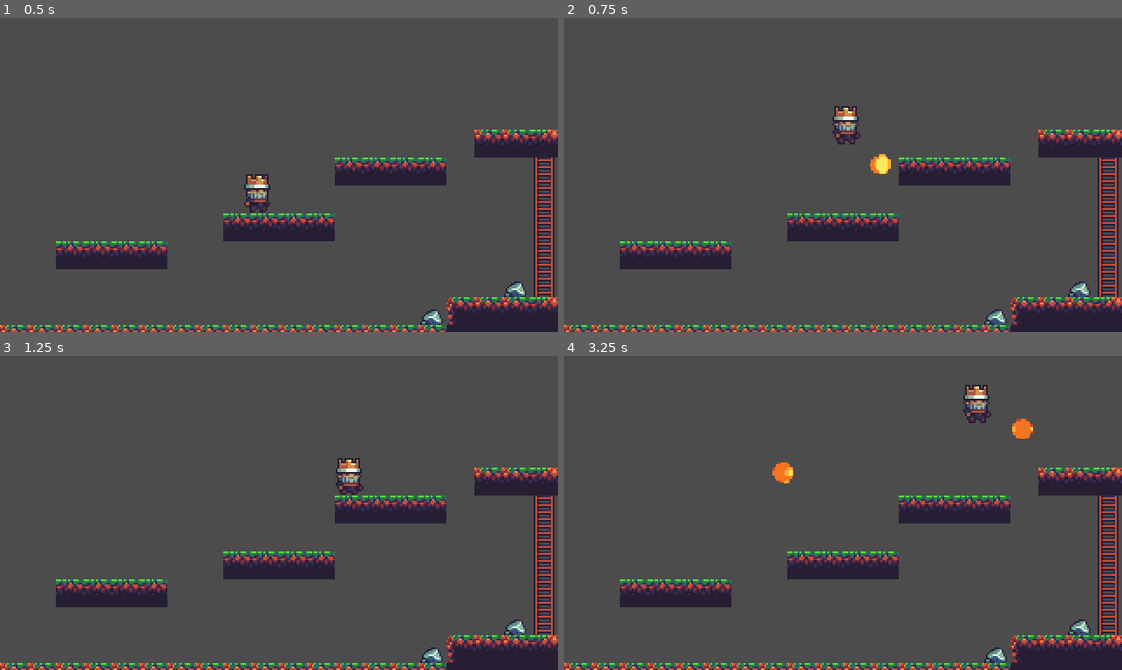
Above: before the commit, frames 1-4 (two rows, left to right).
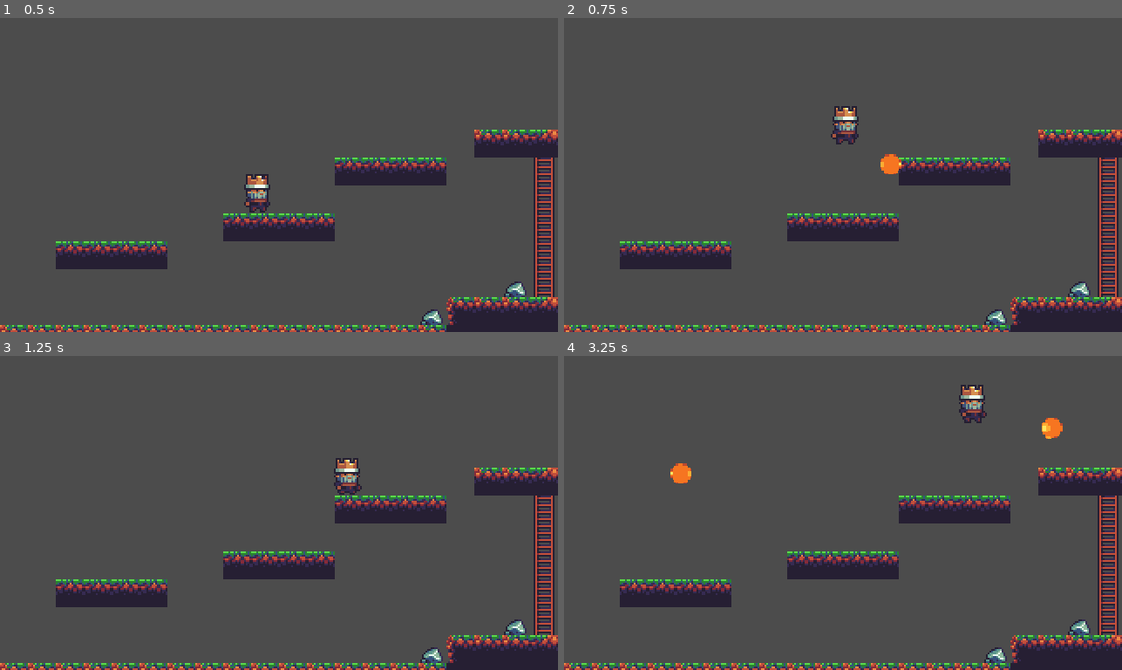
Above: after the commit, the same moments.

Repository: bilalsardar/forestplatformer
Game: Godot game, scene res://StageOne.tscn
Same seed, same stepped clock (60 frames per second), same inputs: the game is played once before the commit and once after it.
Inputs:
- Up to frame 1 (0.5 s): no input
- Up to frame 2 (0.75 s): tap Enter at 0.5 s; hold Right (ui_right) from 0.53 s (still down); hold Up (ui_up) from 0.53 s (still down); tap Tab (ui_focus_next) at 0.6 s
- Up to frame 3 (1.25 s): keep holding Right (ui_right); keep holding Up (ui_up)
- Up to frame 4 (3.25 s): release Up (ui_up) at 1.28 s; tap Up (ui_up) at 1.35, 1.52, 1.82, 3.02 s; tap Tab (ui_focus_next) at 1.55, 2.1, 2.85 s; release Right (ui_right) at 2.03 s; hold Left (ui_left) 2.03-2.78 s; hold Up (ui_up) 2.03-2.78 s; hold Right (ui_right) from 2.78 s (still down)

Frame 1 is identical in both runs. In frame 2, 0.4% of the frame differs, in the area x 47-61%, y 36-50%; in frame 3, 0.3%; in frame 4, 1.3%, in the area x 19-90%, y 9-41%.

Commit message:
complete player movement
tweaked player movement, so he connot walk when attacking. change sprite of fireball, control of movement when in air

Diff:
--- /dev/null
+++ b/Enemy.tscn
@@ -0,0 +1,19 @@
+[gd_scene load_steps=3 format=2]
+
+[ext_resource path="res://icon.png" type="Texture" id=1]
+
+[sub_resource type="SpriteFrames" id=1]
+animations = [ {
+"frames": [ ExtResource( 1 ) ],
+"loop": true,
+"name": "default",
+"speed": 5.0
+} ]
+
+[node name="KinematicBody2D" type="KinematicBody2D"]
+
+[node name="AnimatedSprite" type="AnimatedSprite" parent="."]
+scale = Vector2( 0.2, 0.2 )
+frames = SubResource( 1 )
+
+[node name="CollisionShape2D" type="CollisionShape2D" parent="."]
--- a/Player.gd
+++ b/Player.gd
@@ -19,42 +19,52 @@
 
 
 	if Input.is_action_pressed("ui_right") :
+		if is_attacking == false || is_on_floor() == false:
+			velocity.x = SPEED
+			if is_attacking == false:
+				$AnimatedSprite.play("run")
+				$AnimatedSprite.flip_h = false
 
-		velocity.x = SPEED
-		$AnimatedSprite.play("run")
-		$AnimatedSprite.flip_h = false
-
-		# if position 2d is on the left side then switch it to opposite side.
-		if sign($Position2D.position.x) == -1:
-			$Position2D.position.x *= -1
+				# if position 2d is on the left side then switch it to opposite side.
+				if sign($Position2D.position.x) == -1:
+					$Position2D.position.x *= -1
 
 	elif Input.is_action_pressed("ui_left"):
-		velocity.x = -SPEED
-		$AnimatedSprite.play("run")
-		$AnimatedSprite.flip_h = true
+		if is_attacking == false || is_on_floor() == false:
 
-		# if position 2d is on right side then switch to opposite side
-		if sign($Position2D.position.x) == 1:
-			$Position2D.position.x *= -1
+			velocity.x = -SPEED
+			if is_attacking == false:
+				$AnimatedSprite.play("run")
+				$AnimatedSprite.flip_h = true
+
+				# if position 2d is on right side then switch to opposite side
+				if sign($Position2D.position.x) == 1:
+					$Position2D.position.x *= -1
 
 
 	else:
 		velocity.x = 0
-		if on_ground == true:
+		if on_ground == true && is_attacking == false:
 			$AnimatedSprite.play("idle")
 
 	if Input.is_action_pressed("ui_up"):
-		if on_ground == true:
-			velocity.y = JUMP_POWER
+		if is_attacking == false:
+			if on_ground == true:
+				velocity.y = JUMP_POWER
+				on_ground = false
 
 
 
 
 
 	# key to shoot fireball
-	if Input.is_action_just_pressed("ui_focus_next"):
+	if Input.is_action_just_pressed("ui_focus_next") && is_attacking == false:
+		is_attacking = true
+		$AnimatedSprite.play("attack")
+
+		velocity.x = 0
+
 		var fireball = FIREBALL.instance() # creating instance, created one fireball in memory
-		$AnimatedSprite.play("attack")
 		if sign($Position2D.position.x) == 1:
 			fireball.set_fireball_direction(1)
 		else:
@@ -65,17 +75,19 @@
 		fireball.position = $Position2D.global_position
 
 
+
 	if is_on_floor():
+		if on_ground == false:
+			is_attacking = false
 		on_ground = true
 	else:
 		on_ground = false
+		if is_attacking == false:
 
-
-	if on_ground == false:
-		if velocity.y < 0:
-			$AnimatedSprite.play("jump")
-		else:
-			$AnimatedSprite.play("fall")
+			if velocity.y < 0:
+				$AnimatedSprite.play("jump")
+			else:
+				$AnimatedSprite.play("fall")
 
 
 
@@ -84,3 +96,9 @@
 	velocity.y += GRAVITY
 
 	velocity = move_and_slide(velocity, FLOOR)
+
+
+
+
+func _on_AnimatedSprite_animation_finished():
+	is_attacking = false
--- a/Player.tscn
+++ b/Player.tscn
@@ -1,39 +1,40 @@
-[gd_scene load_steps=13 format=2]
+[gd_scene load_steps=14 format=2]
 
-[ext_resource path="res://sprites/king/king00_idle.png" type="Texture" id=1]
-[ext_resource path="res://sprites/king/king10.png" type="Texture" id=2]
-[ext_resource path="res://sprites/king/king02.png" type="Texture" id=3]
-[ext_resource path="res://sprites/king/king03.png" type="Texture" id=4]
-[ext_resource path="res://sprites/king/king04.png" type="Texture" id=5]
-[ext_resource path="res://sprites/king/king08.png" type="Texture" id=6]
+[ext_resource path="res://Player.gd" type="Script" id=1]
+[ext_resource path="res://sprites/king/king00_idle.png" type="Texture" id=2]
+[ext_resource path="res://sprites/king/king10.png" type="Texture" id=3]
+[ext_resource path="res://sprites/king/king02.png" type="Texture" id=4]
+[ext_resource path="res://sprites/king/king03.png" type="Texture" id=5]
+[ext_resource path="res://sprites/king/king04.png" type="Texture" id=6]
 [ext_resource path="res://sprites/king/king07.png" type="Texture" id=7]
-[ext_resource path="res://sprites/king/king12.png" type="Texture" id=8]
-[ext_resource path="res://sprites/king/king14.png" type="Texture" id=9]
-[ext_resource path="res://sprites/king/king16.png" type="Texture" id=10]
+[ext_resource path="res://sprites/king/king08.png" type="Texture" id=8]
+[ext_resource path="res://sprites/king/king12.png" type="Texture" id=9]
+[ext_resource path="res://sprites/king/king14.png" type="Texture" id=10]
+[ext_resource path="res://sprites/king/king16.png" type="Texture" id=11]
 
 [sub_resource type="SpriteFrames" id=1]
 animations = [ {
-"frames": [ ExtResource( 1 ) ],
+"frames": [ ExtResource( 2 ) ],
 "loop": false,
 "name": "idle",
 "speed": 0.0
 }, {
-"frames": [ ExtResource( 2 ), ExtResource( 3 ), ExtResource( 4 ), ExtResource( 5 ) ],
-"loop": true,
+"frames": [ ExtResource( 3 ), ExtResource( 4 ), ExtResource( 5 ), ExtResource( 6 ) ],
+"loop": false,
 "name": "attack",
-"speed": 12.0
-}, {
-"frames": [ ExtResource( 6 ) ],
-"loop": false,
-"name": "jump",
-"speed": 0.0
+"speed": 15.0
 }, {
 "frames": [ ExtResource( 7 ) ],
 "loop": false,
 "name": "fall",
 "speed": 0.0
 }, {
-"frames": [ ExtResource( 8 ), ExtResource( 4 ), ExtResource( 9 ), ExtResource( 10 ) ],
+"frames": [ ExtResource( 8 ) ],
+"loop": false,
+"name": "jump",
+"speed": 0.0
+}, {
+"frames": [ ExtResource( 9 ), ExtResource( 5 ), ExtResource( 10 ), ExtResource( 11 ) ],
 "loop": true,
 "name": "run",
 "speed": 8.0
@@ -44,6 +45,7 @@
 height = 9.19077
 
 [node name="Player" type="KinematicBody2D"]
+script = ExtResource( 1 )
 
 [node name="AnimatedSprite" type="AnimatedSprite" parent="."]
 position = Vector2( -0.0994415, 0 )
@@ -59,3 +61,4 @@
 [node name="Position2D" type="Position2D" parent="."]
 show_behind_parent = true
 position = Vector2( 17.995, -0.128653 )
+[connection signal="animation_finished" from="AnimatedSprite" to="." method="_on_AnimatedSprite_animation_finished"]
--- a/StageOne.tscn
+++ b/StageOne.tscn
@@ -1,17 +1,15 @@
-[gd_scene load_steps=4 format=2]
+[gd_scene load_steps=3 format=2]
 
 [ext_resource path="res://Player.tscn" type="PackedScene" id=1]
-[ext_resource path="res://Player.gd" type="Script" id=2]
-[ext_resource path="res://tileSet_2.tres" type="TileSet" id=3]
+[ext_resource path="res://tileSet_2.tres" type="TileSet" id=2]
 
 [node name="StageOne" type="Node2D"]
 
 [node name="Player" parent="." instance=ExtResource( 1 )]
 position = Vector2( 147.308, 98.0295 )
-script = ExtResource( 2 )
 
 [node name="ground" type="TileMap" parent="."]
-tile_set = ExtResource( 3 )
+tile_set = ExtResource( 2 )
 cell_size = Vector2( 16, 16 )
 format = 1
 tile_data = PoolIntArray( 262161, 0, 0, 262162, 0, 0, 262163, 2, 0, 327692, 1, 0, 327693, 1, 0, 327694, 1, 0, 327695, 1 …(559 unchanged characters)…
--- a/fireball.gd
+++ b/fireball.gd
@@ -1,6 +1,6 @@
 extends Node2D
 
-const SPEED = 100
+const SPEED = 150
 var velocity = Vector2()
 var direction = 1 # default right
 
@@ -27,7 +27,3 @@
 
 func _on_FireBall_body_entered(body):
 	queue_free()
-
-
-func _on_AnimatedSprite_animation_finished():
-	pass # Replace with function body.
--- a/fireball.tscn
+++ b/fireball.tscn
@@ -12,7 +12,7 @@
 "frames": [ ExtResource( 2 ), ExtResource( 3 ), ExtResource( 4 ), ExtResource( 5 ), ExtResource( 6 ) ],
 "loop": true,
 "name": "shoot",
-"speed": 12.0
+"speed": 15.0
 } ]
 
 [sub_resource type="RectangleShape2D" id=2]
@@ -25,7 +25,7 @@
 scale = Vector2( 0.04, 0.04 )
 frames = SubResource( 1 )
 animation = "shoot"
-frame = 3
+frame = 1
 
 [node name="CollisionShape2D" type="CollisionShape2D" parent="."]
 shape = SubResource( 2 )
@@ -34,5 +34,4 @@
 position = Vector2( -0.25703, -0.0968558 )
 scale = Vector2( 0.619368, 0.563772 )
 [connection signal="body_entered" from="." to="." method="_on_FireBall_body_entered"]
-[connection signal="animation_finished" from="AnimatedSprite" to="." method="_on_AnimatedSprite_animation_finished"]
 [connection signal="screen_exited" from="VisibilityNotifier2D" to="." method="_on_VisibilityNotifier2D_screen_exited"]
